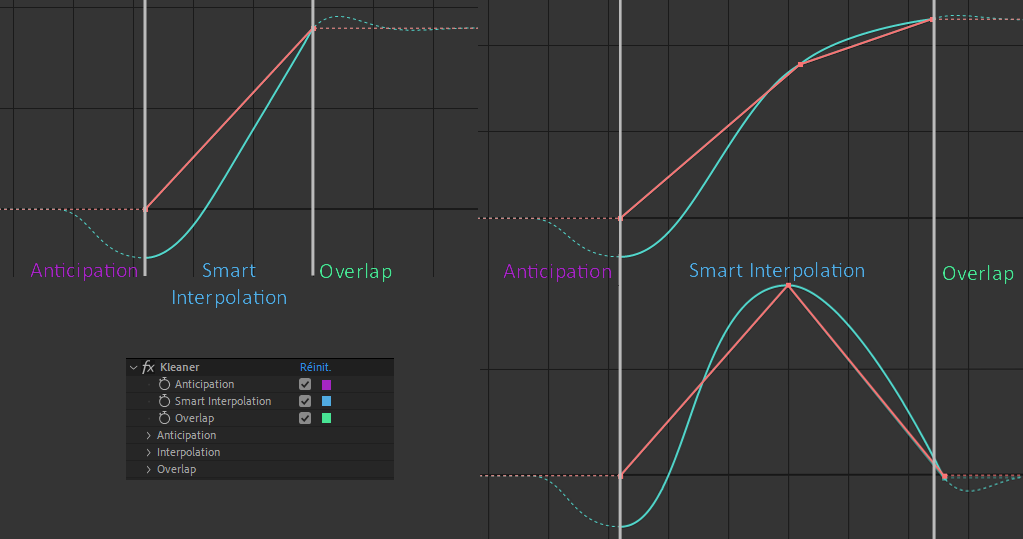
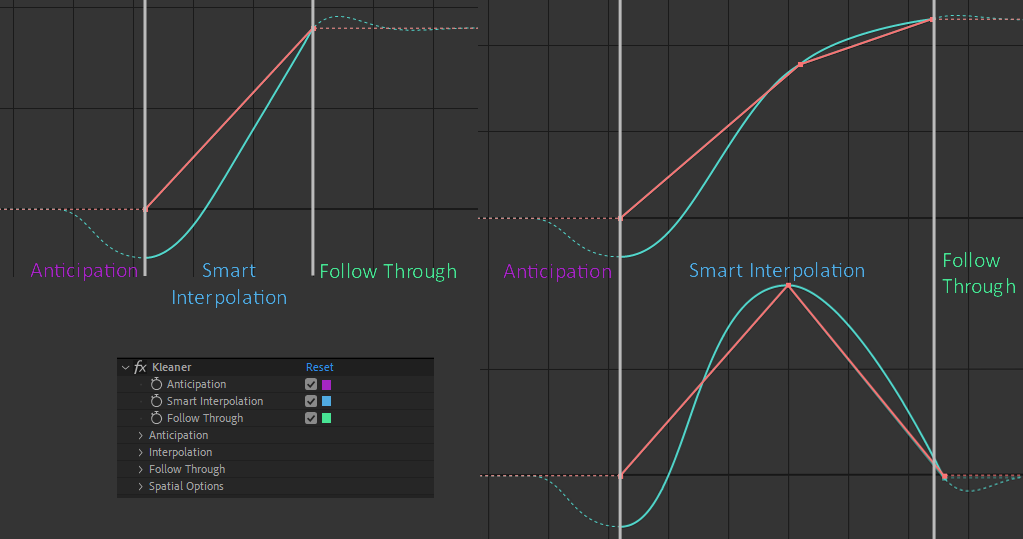
Comparing the layer stacks of the two (1023, 539) images. Changes:
added layer "kleaner_effect.png" (1st of 2) above "kleaner_effect.png" over bbox(117, 357, 434, 498)
hid "kleaner_effect.png" (2nd of 2), painted on it over bbox(126, 358, 434, 486)
painted on "kleaner_graph3.png" over bbox(408, 0, 1015, 382)
painted on "kleaner_graph2.png" over bbox(320, 263, 456, 282)
painted on "Background" over bbox(117, 0, 1015, 498)
